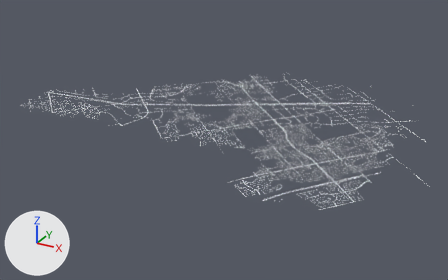
The glTF model public/models/context-parts/citywide-context-14.glb: old version first, new version second.
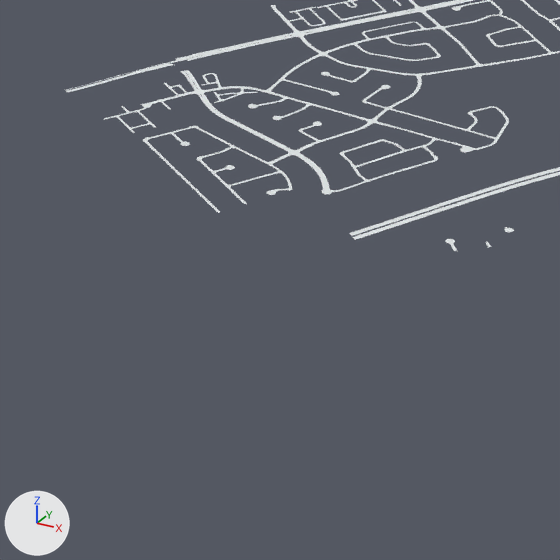
The first picture shows the older version from a 50 mm lens placed at (-2827.0, -12977.0, 6906.0), pointed at (-11346.0, 2511.0, -839.0). The close-ups show the older and then the newer version on the part from 49% to 64% of the width and 61% to 86% of the height of that picture. Only the edits that show in the close-ups are written down. Lighting does not change. The marker at lower left points along +X, +Y and +Z. Vertices at exactly the same position are counted once.

Names of what the first close-up shows: 'RoadPaved'.
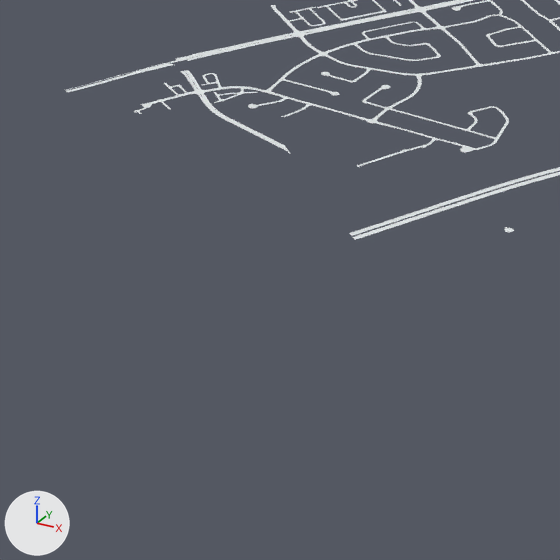
Boxes (x1, y1, x2, y2) around the edits, measured in the close-ups (560 x 560 px):
'RoadPaved', reshaped
    before: (66, 0, 560, 251)
    after: (66, 0, 560, 240)
part 1 of me_geometry_144, deleted
    before: (446, 239, 455, 246)
part 2 of me_geometry_144, cut back
    before: (104, 106, 438, 213)

Patch to the scene script:
```diff
--- a/public/models/context-parts/citywide-context-14.glb.py
+++ b/public/models/context-parts/citywide-context-14.glb.py
@@ me_geometry_144 @@
 # used by ob_roadpaved; location = (0.0, 0.0, 0.0)
-me_geometry_144.from_pydata(...)  # 97147 vertices, 100000 faces; spans x -17275.0..-4833.0, y -1910.0..2081.0, z 72.0..143.0
+me_geometry_144.from_pydata(...)  # 97158 vertices, 100000 faces; spans x -17275.0..-4833.0, y -1866.0..2081.0, z 72.0..143.0
+# me_geometry_144 part 1: the loose piece of 75 vertices spanning x -7714.0..-7682.0, y -1784.0..-1749.0, z 86.0..87.0 is deleted
+# me_geometry_144 part 2: 1 vertex moved within x -8030.0, y -1352.0, z 94.0; 2806 vertices removed from x -8874.0..-6986.0, y -1910.0..-1254.0, z 77.0..97.0
+# other edits to the shape of me_geometry_144 do not show in these pictures
 me_geometry_144.materials.append(mat_defaultmaterial)
```
